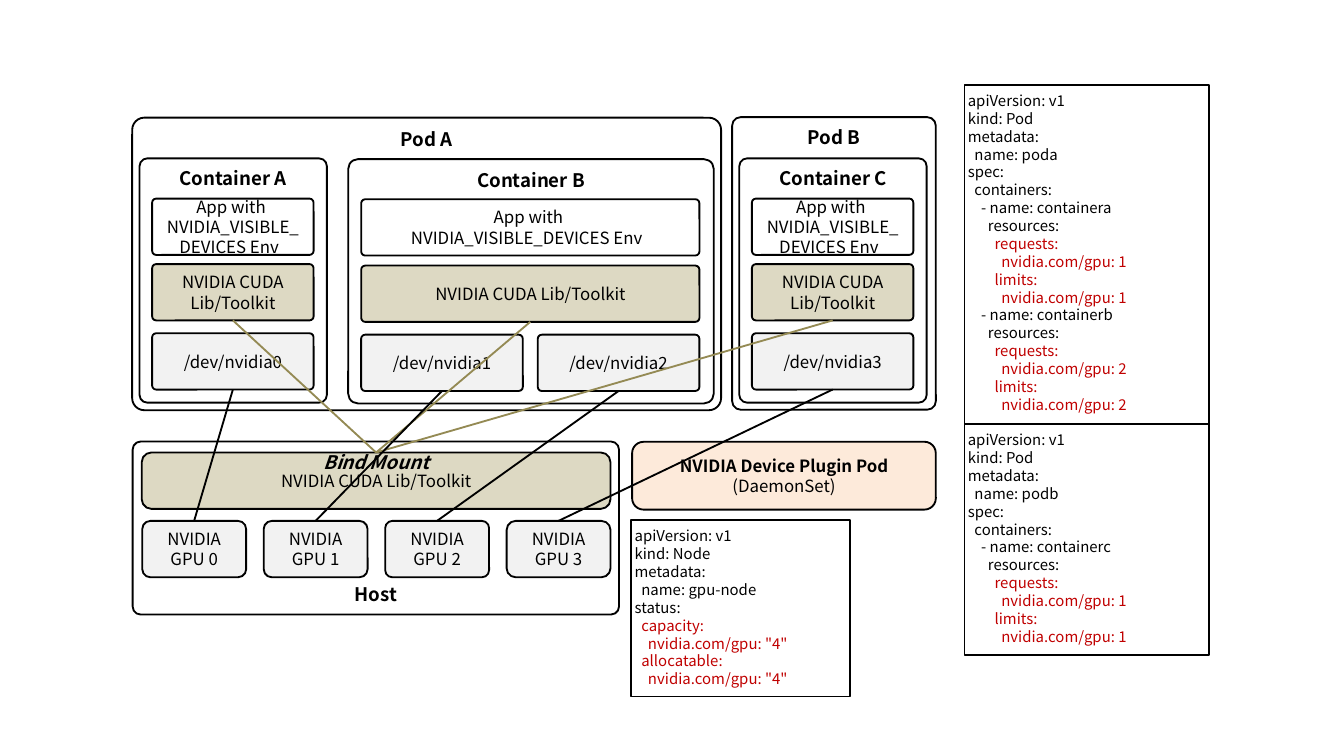
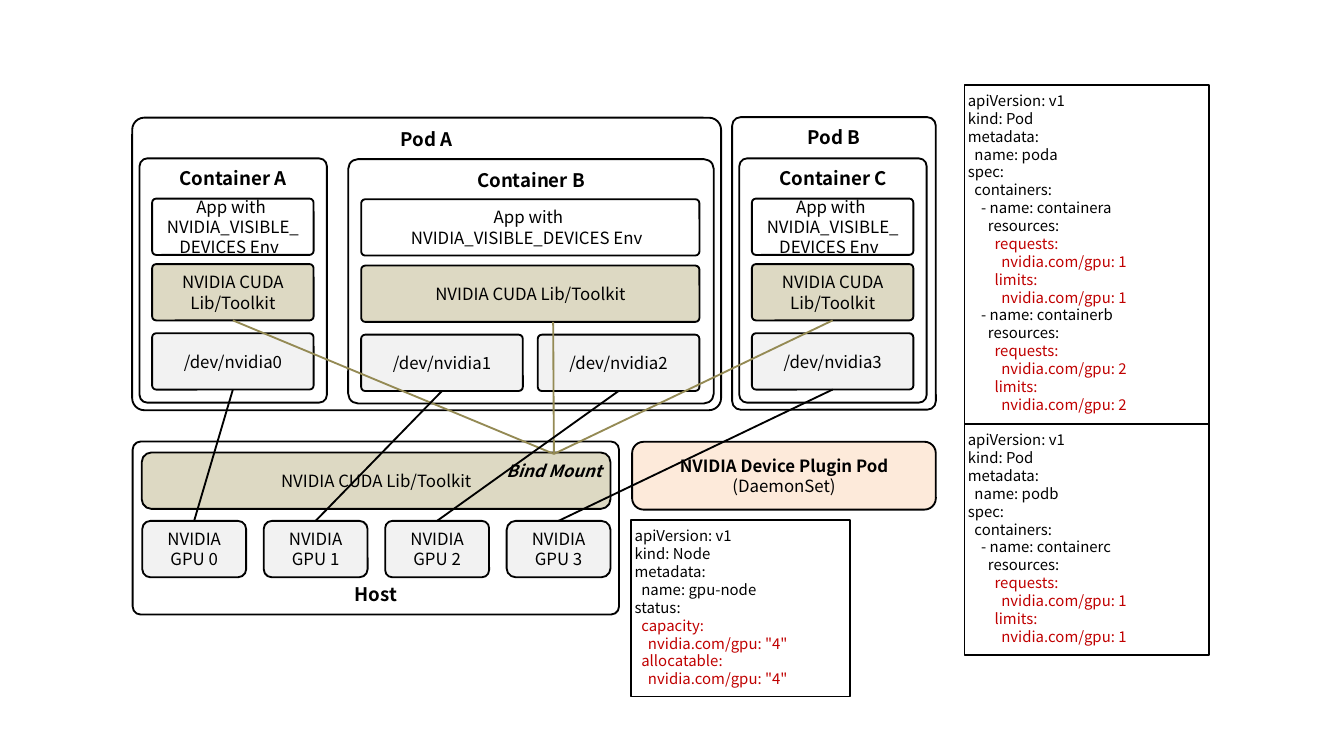
Before and after one commit to ssup2/blog-software, a slide deck: slide 1 of content/docs/theory-analysis/kubernetes-nvidia-device-plugin/images/images.pptx. Drawn at 1344x756 pixels with LibreOffice and Linux fonts; fonts in the diff are those of the drawing. Boxes give left, top, right and bottom in pixels: in the first picture for what was removed or moved away, otherwise in the second. Text is boxed around its words. In the diff, an @@ line names an element or a change of style, - is before the commit and + after.

```diff
--- a/content/docs/theory-analysis/kubernetes-nvidia-device-plugin/images/images.pptx
+++ b/content/docs/theory-analysis/kubernetes-nvidia-device-plugin/images/images.pptx
@@ line moved from (233, 320) - (376, 453) to (233, 320) - (554, 454) @@
@@ line moved from (833, 320) - (376, 453) to (833, 320) - (554, 454) @@
@@ line moved from (531, 321) - (376, 453) to (554, 321) - (554, 454) @@
@@ text "Bind Mount": place and size @@
-text "Bind Mount" at bbox=[323, 449, 429, 476]
+text "Bind Mount" at bbox=[506, 459, 601, 477]
@@ text "Bind Mount" at bbox=[506, 459, 601, 477]: size 10 to 9 pt @@
```
Also in this commit, not shown: 5 other slides changed, 7 other files.
